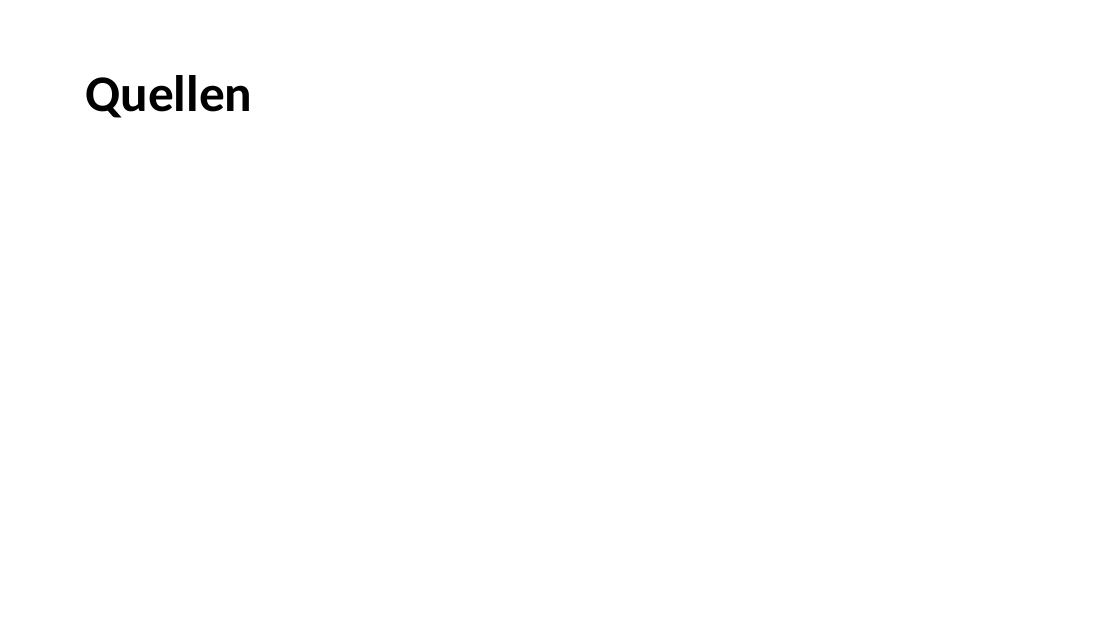
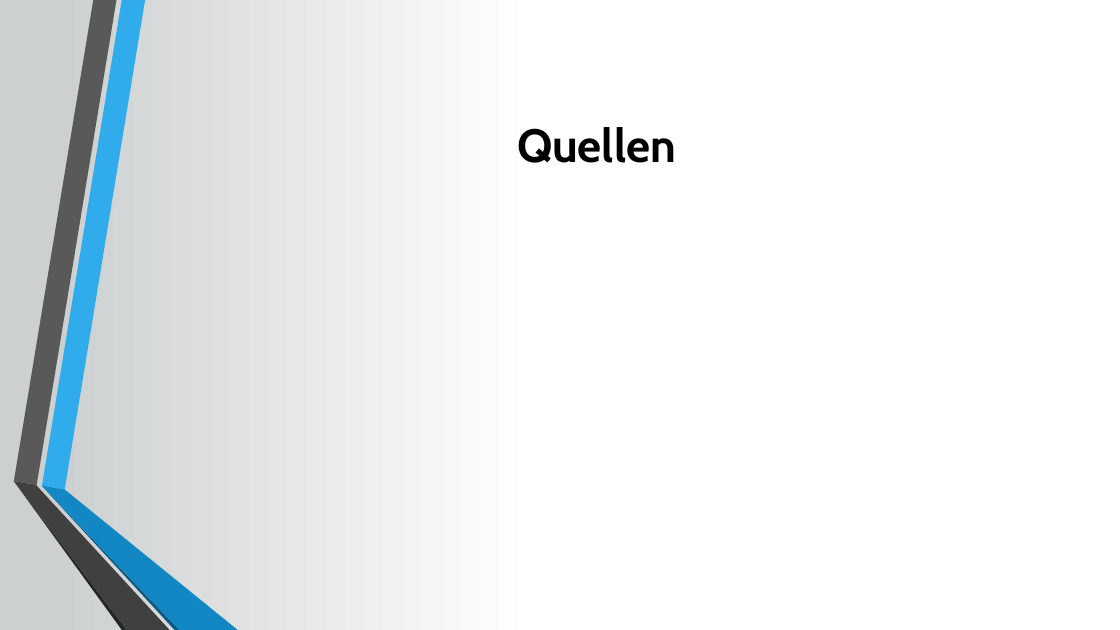
Before and after one commit to Seany1992/MuW, a slide deck: slide 11 of Medienwandel im 21.pptx. Drawn at 1120x630 pixels with LibreOffice and Linux fonts; fonts in the diff are those of the drawing. Boxes give left, top, right and bottom in pixels: in the first picture for what was removed or moved away, otherwise in the second. Text is boxed around its words. In the diff, an @@ line names an element or a change of style, - is before the commit and + after.

```diff
--- a/Medienwandel im 21.pptx
+++ b/Medienwandel im 21.pptx
@@ background #FFFFFF to gradient #CDD0D1 to #FFFFFF @@
@@ title "Quellen": place and size @@
-title "Quellen" at <box>85,75,252,118</box>
+title "Quellen" at <box>517,127,676,163</box>
@@ title "Quellen" at <box>517,127,676,163</box>: size 44 to 40 pt, font Calibri to Cabin; alignment left to centre; line spacing 0.9 to 1 @@
@@ group added at <box>13,0,238,630</box>: 6 freeform shapes @@
```
Also in this commit, not shown: 10 other slides changed, 2 other files.
